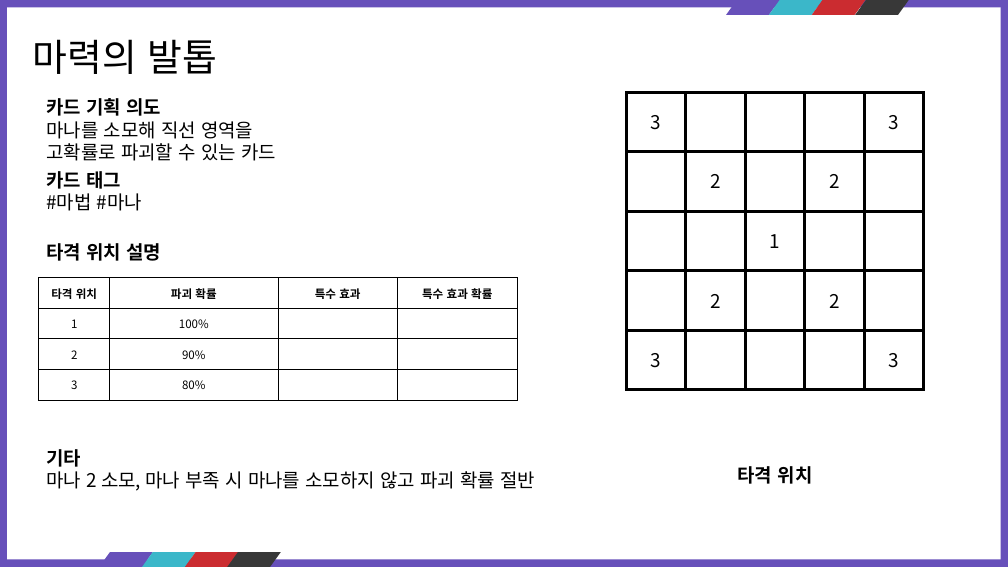
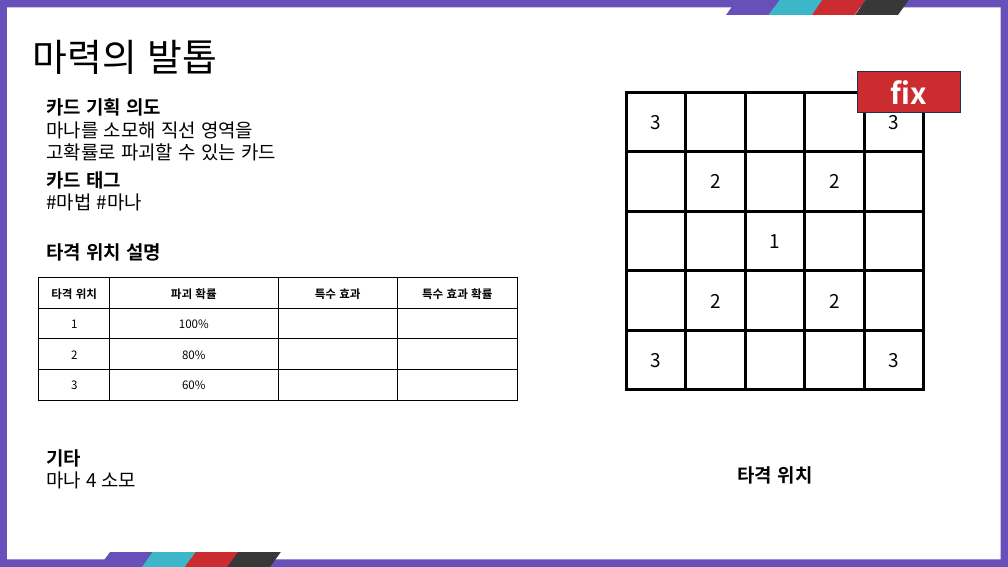
Before and after one commit to kauthor/FluffyDisdog, a slide deck: slide 21 of Plan/기획서/마법사.pptx (slide 16 before the commit). Drawn at 1008x567 pixels with LibreOffice and Linux fonts; fonts in the diff are those of the drawing. Boxes give left, top, right and bottom in pixels: in the first picture for what was removed or moved away, otherwise in the second. Text is boxed around its words. In the diff, an @@ line names an element or a change of style, - is before the commit and + after.

```diff
--- a/Plan/기획서/마법사.pptx
+++ b/Plan/기획서/마법사.pptx
@@ rectangle added at [858, 72, 960, 113], fill #CB2C30, outline #1E3256 1 pt, 28 pt, text #FFFFFF, bold @@
+fix
@@ table at [39, 278, 517, 400] @@
-row 3, column 2: 90%
+row 3, column 2: 80%
-row 4, column 2: 80%
+row 4, column 2: 60%
@@ text at [46, 471, 136, 489]: text changed @@
-마나 2 소모, 마나 부족 시 마나를 소모하지 않고 파괴 확률 절반
+마나 4 소모
```
Also in this commit, not shown: 16 other slides changed, 23 slides added.
